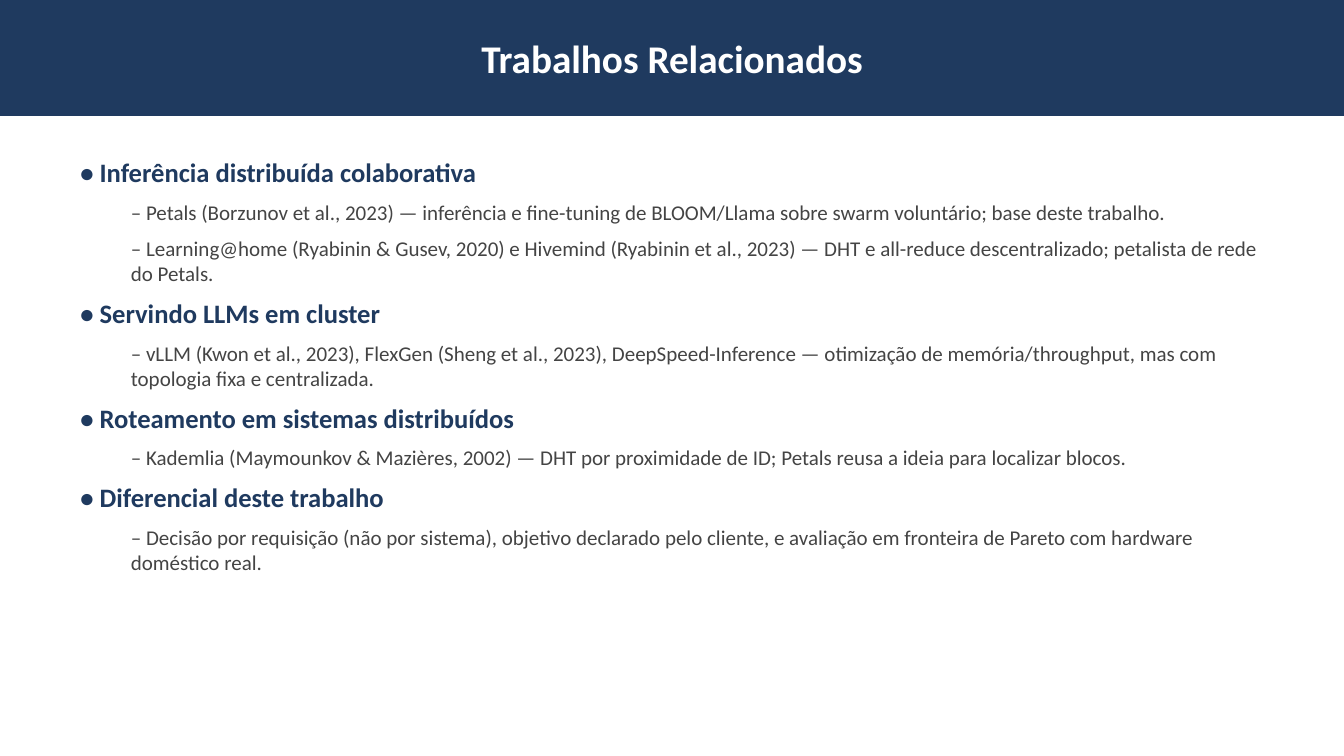
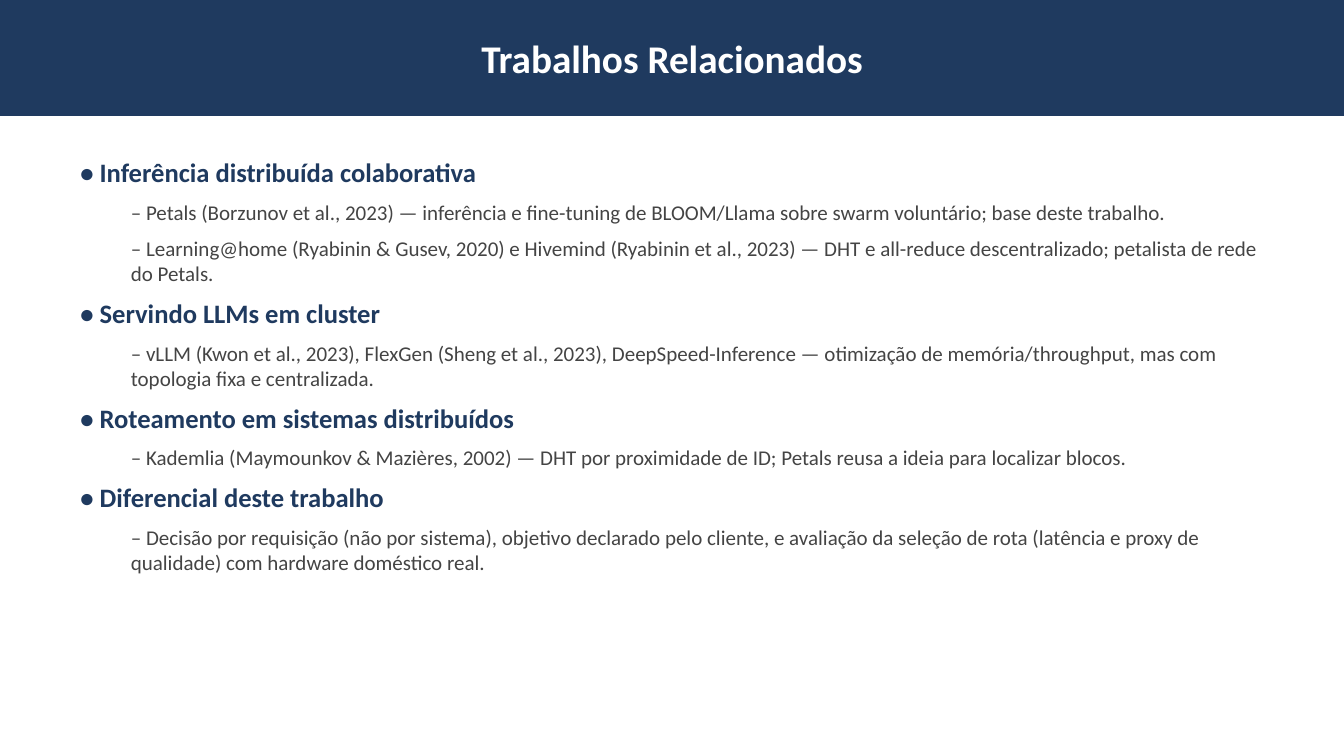
Before and after one commit to luisangelico/MO809-2016-petals-optimized, a slide deck: slide 4 of apresentacao/apresentacao_final.pptx. Drawn at 1344x756 pixels with LibreOffice and Linux fonts; fonts in the diff are those of the drawing. Boxes give left, top, right and bottom in pixels: in the first picture for what was removed or moved away, otherwise in the second. Text is boxed around its words. In the diff, an @@ line names an element or a change of style, - is before the commit and + after.

```diff
--- a/apresentacao/apresentacao_final.pptx
+++ b/apresentacao/apresentacao_final.pptx
@@ text at [131,530,1198,574]: text changed @@
-  – Decisão por requisição (não por sistema), objetivo declarado pelo cliente, e avaliação em fronteira de Pareto com hardware doméstico real.
+  – Decisão por requisição (não por sistema), objetivo declarado pelo cliente, e avaliação da seleção de rota (latência e proxy de qualidade) com hardware doméstico real.
```
Also in this commit, not shown: 6 other slides changed, 38 other files.
